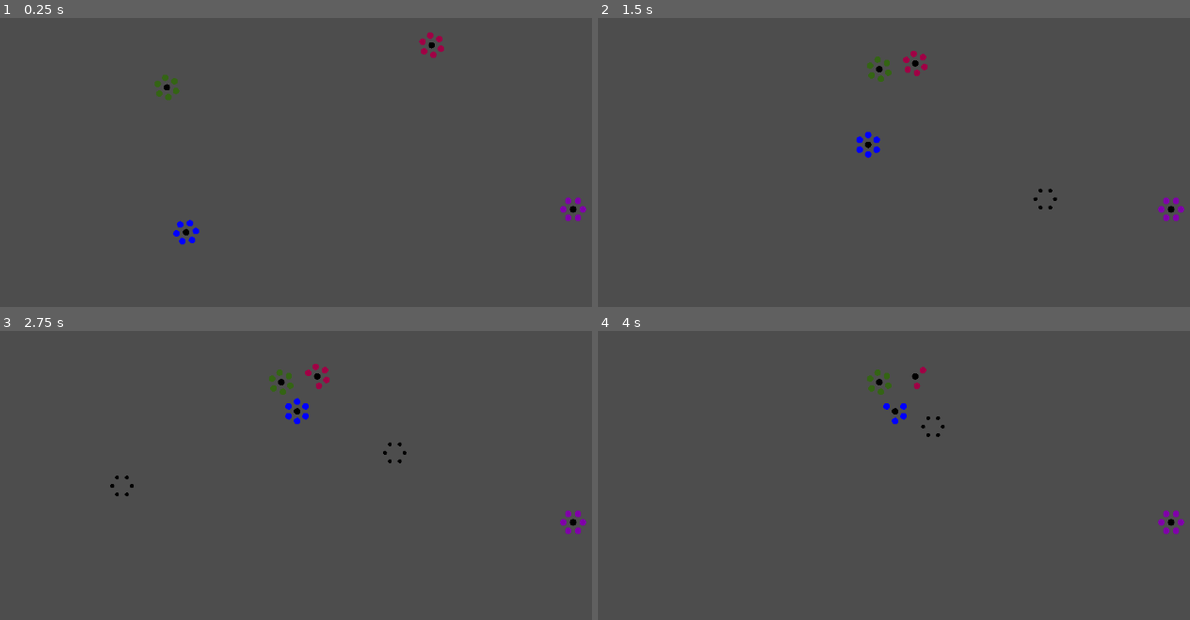
Above: before the commit, frames 1-4 (two rows, left to right).
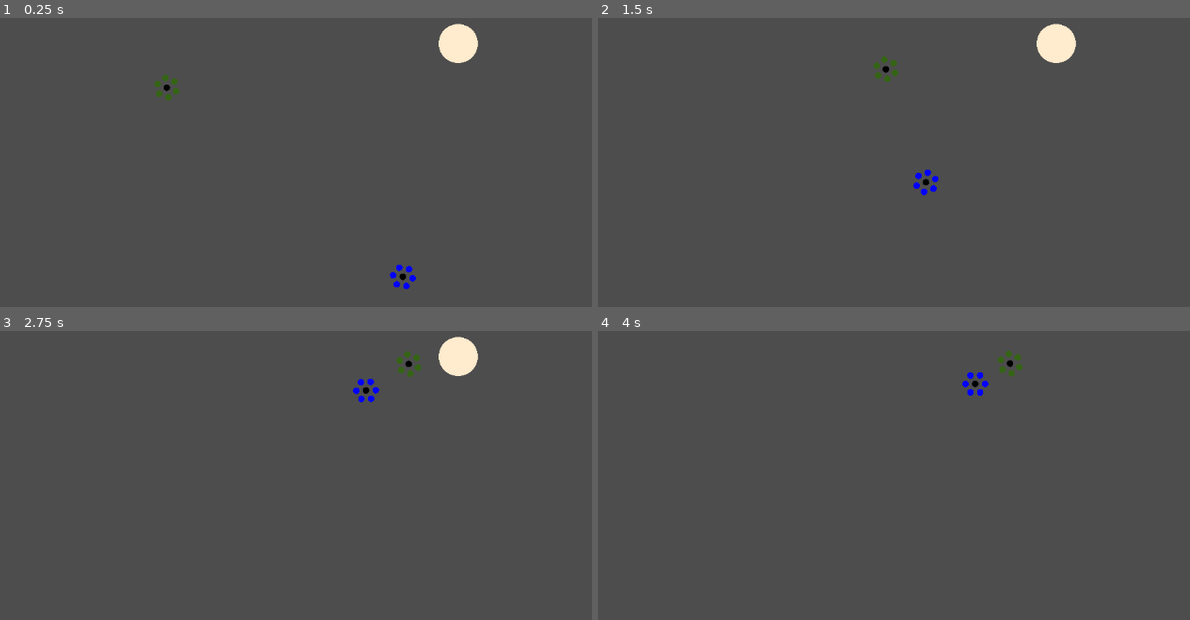
Above: after the commit, the same moments.

Repository: the-alex-g/CardGame
Game: Godot game, scene res://world/world.tscn
The game is run twice, just before and just after one commit, with the same random seed, the same clock (stepped at 60 frames per second) and the same inputs.
Inputs:
- Up to frame 1 (0.25 s): no input
- Up to frame 2 (1.5 s): no input
- Up to frame 3 (2.75 s): no input
- Up to frame 4 (4 s): no input

The runs differ from the first frame. In frame 1, 1.3% of the frame differs, in the area x 26-100%, y 1-94%; in frame 2, 1.6%; in frame 3, 1.7%, in the area x 18-100%, y 1-71%; in frame 4, 0.8%.

Commit message:
Add tower

Diff:
--- a/project/shared/target.gd
+++ b/project/shared/target.gd
@@ -1,5 +1,7 @@
 class_name Target
 extends CharacterBody2D
+
+signal died
 
 @export var team_index := 0
 
@@ -11,4 +13,7 @@
 
 
 func _set_is_dead(value:bool)->void:
-	is_dead = value
+	if not is_dead:
+		is_dead = true
+		died.emit()
+		queue_free()
--- /dev/null
+++ b/project/towers/tower.gd
@@ -0,0 +1,15 @@
+class_name Tower
+extends Target
+
+@export var health := 10
+
+
+func damage(attack_array:Array)->void:
+	for attack in attack_array:
+		health -= attack.damage
+	if health <= 0:
+		_set_is_dead(true)
+
+
+func _draw()->void:
+	draw_circle(Vector2.ZERO, 30, Color.BLANCHED_ALMOND)
--- /dev/null
+++ b/project/towers/tower.tscn
@@ -0,0 +1,12 @@
+[gd_scene load_steps=3 format=3 uid="uid://bdh15jqfi0hyn"]
+
+[ext_resource type="Script" path="res://towers/tower.gd" id="1_5acbk"]
+
+[sub_resource type="CircleShape2D" id="CircleShape2D_f0rvp"]
+radius = 30.0
+
+[node name="Tower" type="CharacterBody2D"]
+script = ExtResource("1_5acbk")
+
+[node name="CollisionShape2D" type="CollisionShape2D" parent="."]
+shape = SubResource("CircleShape2D_f0rvp")
--- a/project/unit/unit.gd
+++ b/project/unit/unit.gd
@@ -1,7 +1,6 @@
 class_name Unit
 extends Target
 
-signal died
 signal ranged_attack_ended(hit)
 
 const FLEE_DISTANCE := 100
@@ -154,20 +153,13 @@
 		elif _get_soldier_count() > 0:
 			_get_soldier().deal_damage(attack)
 		if _get_soldier_count() == 0 and _captain == null:
-			_die()
+			_set_is_dead(true)
 			break
 
 
 func _get_soldier_count()->int:
 	# returns the number of not-dead soldiers
 	return _get_soldiers().size()
-
-
-func _die()->void:
-	if not is_dead:
-		_set_is_dead(true)
-		died.emit()
-		queue_free()
 
 
 func _on_targeting_area_aquired_new_target(new_target:Target)->void:
--- a/project/world/world.tscn
+++ b/project/world/world.tscn
@@ -1,24 +1,18 @@
-[gd_scene load_steps=2 format=3 uid="uid://bu3vngbou6wmj"]
+[gd_scene load_steps=3 format=3 uid="uid://bu3vngbou6wmj"]
 
 [ext_resource type="PackedScene" uid="uid://xgfxsdir034" path="res://unit/unit.tscn" id="1_wyyk4"]
+[ext_resource type="PackedScene" uid="uid://bdh15jqfi0hyn" path="res://towers/tower.tscn" id="2_dymgq"]
 
 [node name="World" type="Node2D"]
 
-[node name="Unit3" parent="." instance=ExtResource("1_wyyk4")]
+[node name="Unit" parent="." instance=ExtResource("1_wyyk4")]
 position = Vector2(221, 235)
 color = Color(0.203922, 0.392157, 0.0784314, 1)
 
-[node name="Unit4" parent="." instance=ExtResource("1_wyyk4")]
-position = Vector2(257, 473)
+[node name="Tower" parent="." instance=ExtResource("2_dymgq")]
+position = Vector2(702, 162)
+team_index = 1
 
 [node name="Unit2" parent="." instance=ExtResource("1_wyyk4")]
-position = Vector2(696, 159)
-color = Color(0.627451, 0, 0.270588, 1)
+position = Vector2(645, 542)
 team_index = 1
-
-[node name="Unit" parent="." instance=ExtResource("1_wyyk4")]
-position = Vector2(878, 417)
-color = Color(0.501961, 0, 0.666667, 1)
-hit_radius = 700.0
-unit_type = "Ranged"
-team_index = 1
